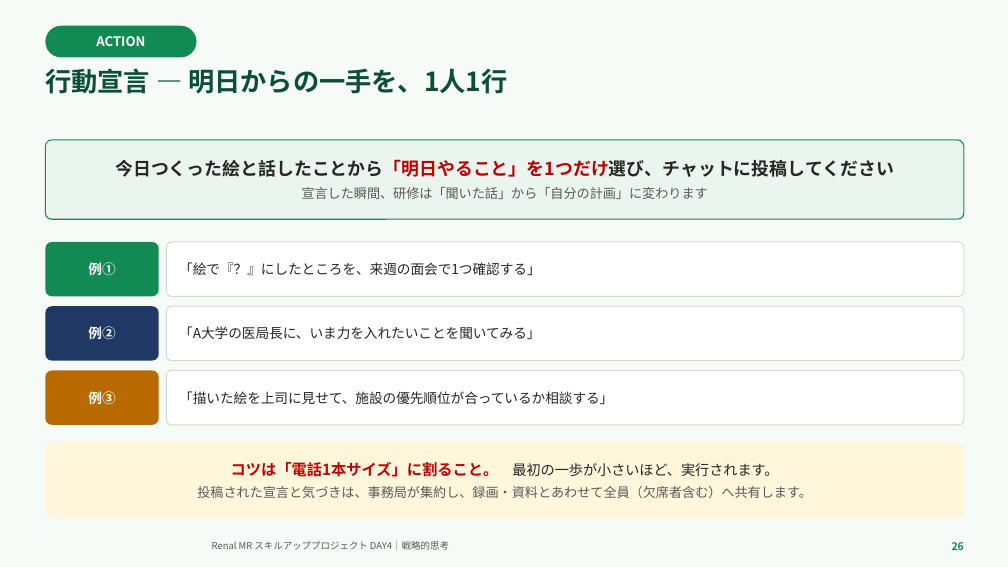
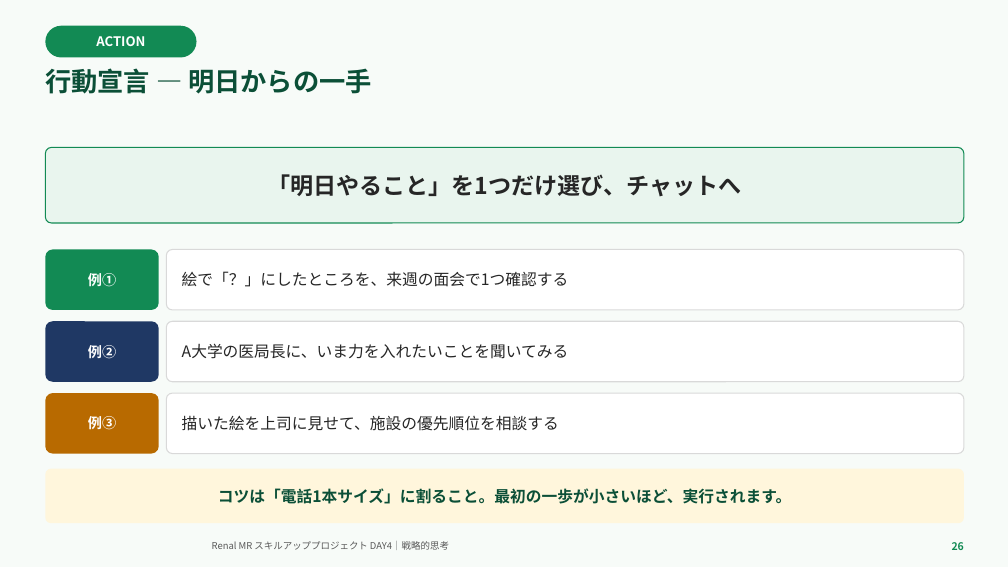
Before and after one commit to TAKUYA-1187/Claude, a slide deck: slide 26 of novartis_training/DAY4_ちょっと分かるだけで世界が変わる.pptx. Drawn at 1008x567 pixels with LibreOffice and Linux fonts; fonts in the diff are those of the drawing; background and template pictures are left out. Boxes give left, top, right and bottom in pixels: in the first picture for what was removed or moved away, otherwise in the second. Text is boxed around its words. In the diff, an @@ line names an element or a change of style, - is before the commit and + after.

```diff
--- a/novartis_training/DAY4_ちょっと分かるだけで世界が変わる.pptx
+++ b/novartis_training/DAY4_ちょっと分かるだけで世界が変わる.pptx
@@ text at (45, 68, 371, 94): text changed @@
-行動宣言 — 明日からの一手を、1人1行
+行動宣言 — 明日からの一手
@@ rounded rectangle "「明日やること」を1つだけ選び、チャットへ": place and size @@
-rounded rectangle "「明日やること」を1つだけ選び、チャットへ" at (45, 140, 964, 219)
+rounded rectangle "「明日やること」を1つだけ選び、チャットへ" at (45, 147, 964, 223)
@@ text in rounded rectangle at (267, 174, 742, 196): text changed; size 17 to 22 pt @@
-今日つくった絵と話したことから「明日やること」を1つだけ選び、チャットに投稿してください
-宣言した瞬間、研修は「聞いた話」から「自分の計画」に変わります
+「明日やること」を1つだけ選び、チャットへ
@@ rounded rectangle "例①": place and size @@
-rounded rectangle "例①" at (45, 242, 159, 296)
+rounded rectangle "例①" at (45, 250, 159, 310)
@@ rounded rectangle "絵で「？」にしたところを、来週の面会で1つ確認する": place and size @@
-rounded rectangle "絵で「？」にしたところを、来週の面会で1つ確認する" at (166, 242, 964, 296)
+rounded rectangle "絵で「？」にしたところを、来週の面会で1つ確認する" at (166, 250, 964, 310)
@@ text in rounded rectangle at (182, 271, 569, 287): text changed; size 13 to 15 pt @@
-「絵で『？』にしたところを、来週の面会で1つ確認する」
+絵で「？」にしたところを、来週の面会で1つ確認する
@@ rounded rectangle "例②": place and size @@
-rounded rectangle "例②" at (45, 306, 159, 361)
+rounded rectangle "例②" at (45, 321, 159, 382)
@@ rounded rectangle "A大学の医局長に、いま力を入れたいことを聞いてみる": place and size @@
-rounded rectangle "A大学の医局長に、いま力を入れたいことを聞いてみる" at (166, 306, 964, 361)
+rounded rectangle "A大学の医局長に、いま力を入れたいことを聞いてみる" at (166, 321, 964, 382)
@@ text in rounded rectangle at (182, 343, 569, 359): text changed; size 13 to 15 pt @@
-「A大学の医局長に、いま力を入れたいことを聞いてみる」
+A大学の医局長に、いま力を入れたいことを聞いてみる
@@ size 13 to 13.5 pt in 3 elements at (45, 250, 159, 310), (45, 321, 159, 382), (45, 393, 159, 454) @@
@@ rounded rectangle "例③": place and size @@
-rounded rectangle "例③" at (45, 371, 159, 425)
+rounded rectangle "例③" at (45, 393, 159, 454)
@@ rounded rectangle "描いた絵を上司に見せて、施設の優先順位を相談する": place and size @@
-rounded rectangle "描いた絵を上司に見せて、施設の優先順位を相談する" at (166, 371, 964, 425)
+rounded rectangle "描いた絵を上司に見せて、施設の優先順位を相談する" at (166, 393, 964, 454)
@@ text in rounded rectangle at (182, 415, 559, 431): text changed; size 13 to 15 pt @@
-「描いた絵を上司に見せて、施設の優先順位が合っているか相談する」
+描いた絵を上司に見せて、施設の優先順位を相談する
@@ rounded rectangle "コツは「電話1本サイズ」に割ること。最初の一歩が小さいほど、実行されます。": place and size @@
-rounded rectangle "コツは「電話1本サイズ」に割ること。最初の一歩が小さいほど、実行されます。" at (45, 442, 964, 518)
+rounded rectangle "コツは「電話1本サイズ」に割ること。最初の一歩が小さいほど、実行されます。" at (45, 469, 964, 523)
@@ text in rounded rectangle at (218, 488, 791, 504): text changed; size 12.5 to 15 pt; text colour #595959 to #0B4F37; bold on @@
-コツは「電話1本サイズ」に割ること。 最初の一歩が小さいほど、実行されます。
-投稿された宣言と気づきは、事務局が集約し、録画・資料とあわせて全員（欠席者含む）へ共有します。
+コツは「電話1本サイズ」に割ること。最初の一歩が小さいほど、実行されます。
```
Also in this commit, not shown: 25 other slides changed, 1 other file.
